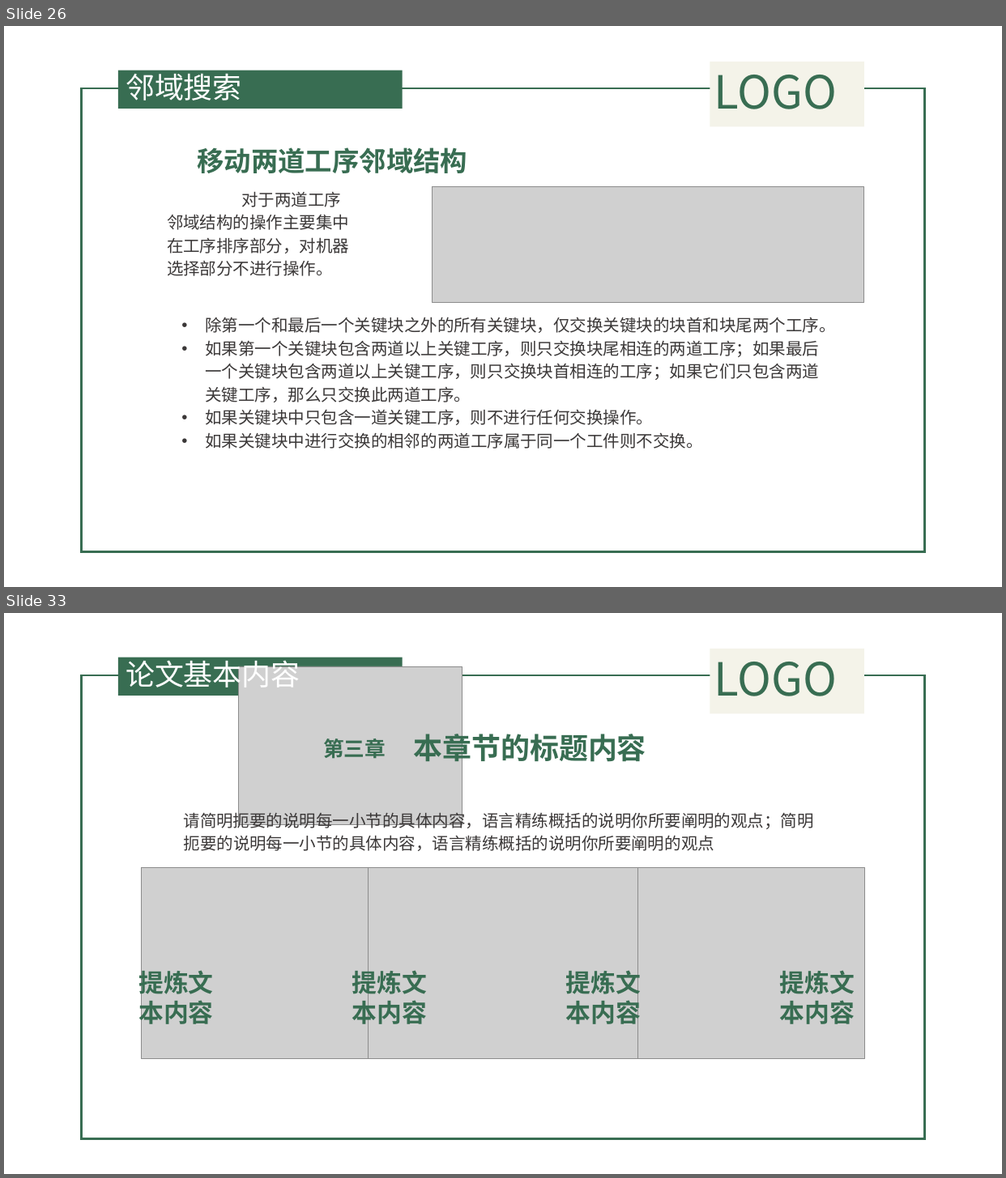
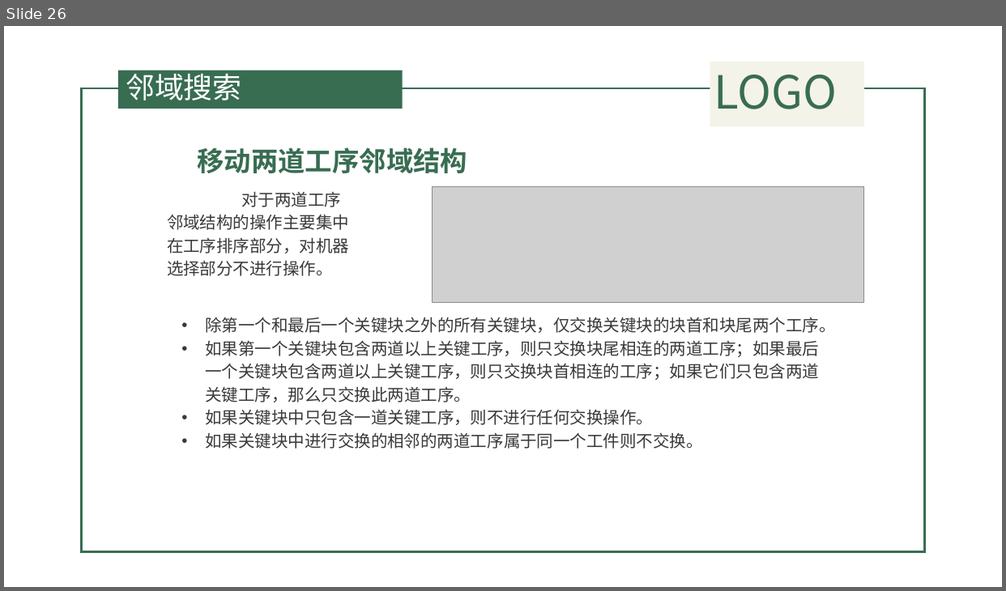
Before and after one commit to QuanQuan6/copy2, a slide deck: 遗传算法.pptx. Shown one above the other, each under a label of ours: slides 26 and 33 before the commit, slide 26 after it; the slides between them are not shown. The pictures are 1006x1178 and 1006x591 pixels, drawn with LibreOffice and Linux fonts; fonts in the diff are those of the drawing; grey boxes stand for pictures; background and template pictures are left out. Boxes give left, top, right and bottom in pixels: in the first picture for what was removed or moved away, otherwise in the second. Text is boxed around its words. In the diff, an @@ line names an element or a change of style, - is before the commit and + after.

```diff
--- a/遗传算法.pptx
+++ b/遗传算法.pptx
@@ slide 33 removed at [4, 613, 1002, 1174], background picture (left out); not listed: 4 template elements that a slide beside it also shows @@
@@ title removed at [126, 656, 300, 693] @@
-论文基本内容
@@ picture removed at [238, 666, 463, 825] @@
@@ pentagon arrow removed at [305, 726, 418, 772] @@
-第三章
@@ chevron removed at [379, 725, 671, 770] @@
-本章节的标题内容
@@ text removed at [184, 811, 814, 851] @@
-请简明扼要的说明每一小节的具体内容，语言精练概括的说明你所要阐明的观点；简明扼要的说明每一小节的具体内容，语言精练概括的说明你所要阐明的观点
@@ picture removed at [142, 867, 412, 1059] @@
@@ picture removed at [368, 867, 638, 1059] @@
@@ picture removed at [594, 867, 864, 1059] @@
@@ text removed at [138, 967, 213, 1029] @@
-提炼文本内容
@@ text removed at [352, 967, 427, 1029] @@
-提炼文本内容
@@ text removed at [566, 967, 641, 1029] @@
-提炼文本内容
@@ text removed at [779, 970, 854, 1024] @@
-提炼文本内容
```
Also in this commit, not shown: 10 slides changed, 8 slides added, 8 other slides removed, 44 other files.
